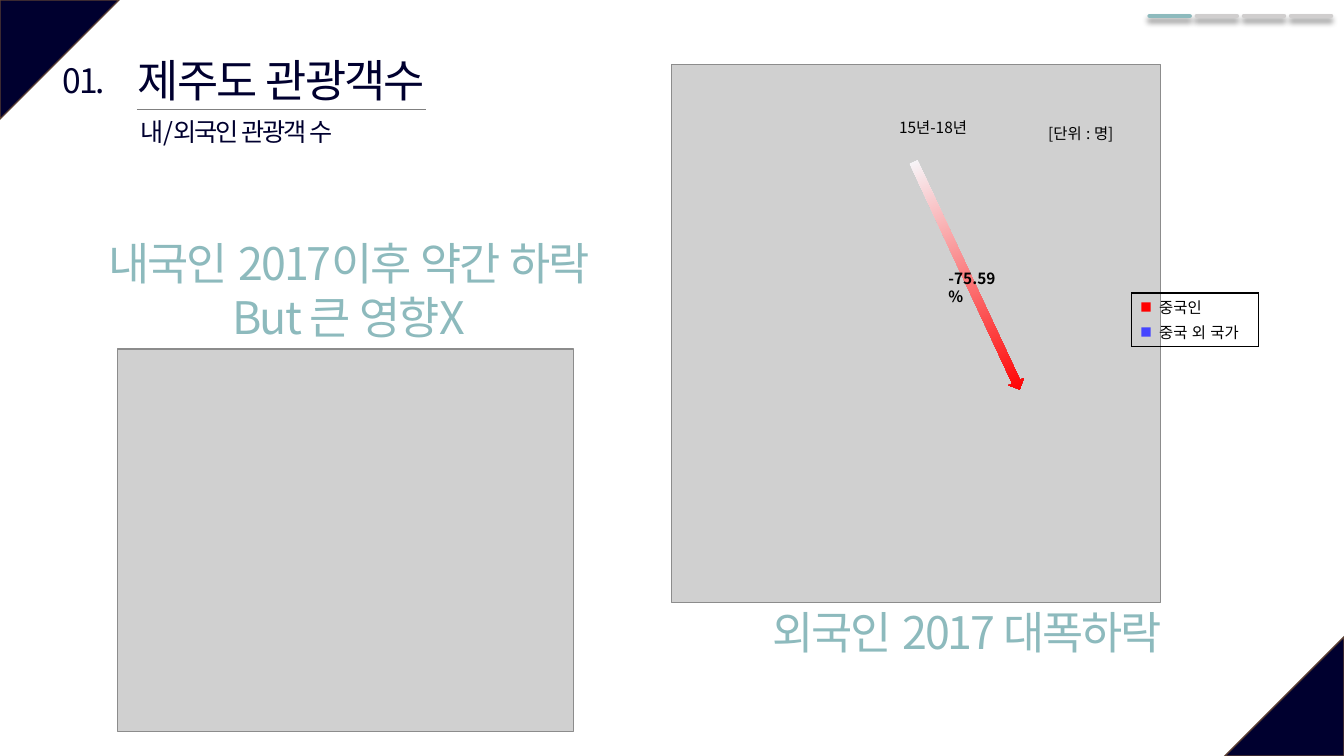
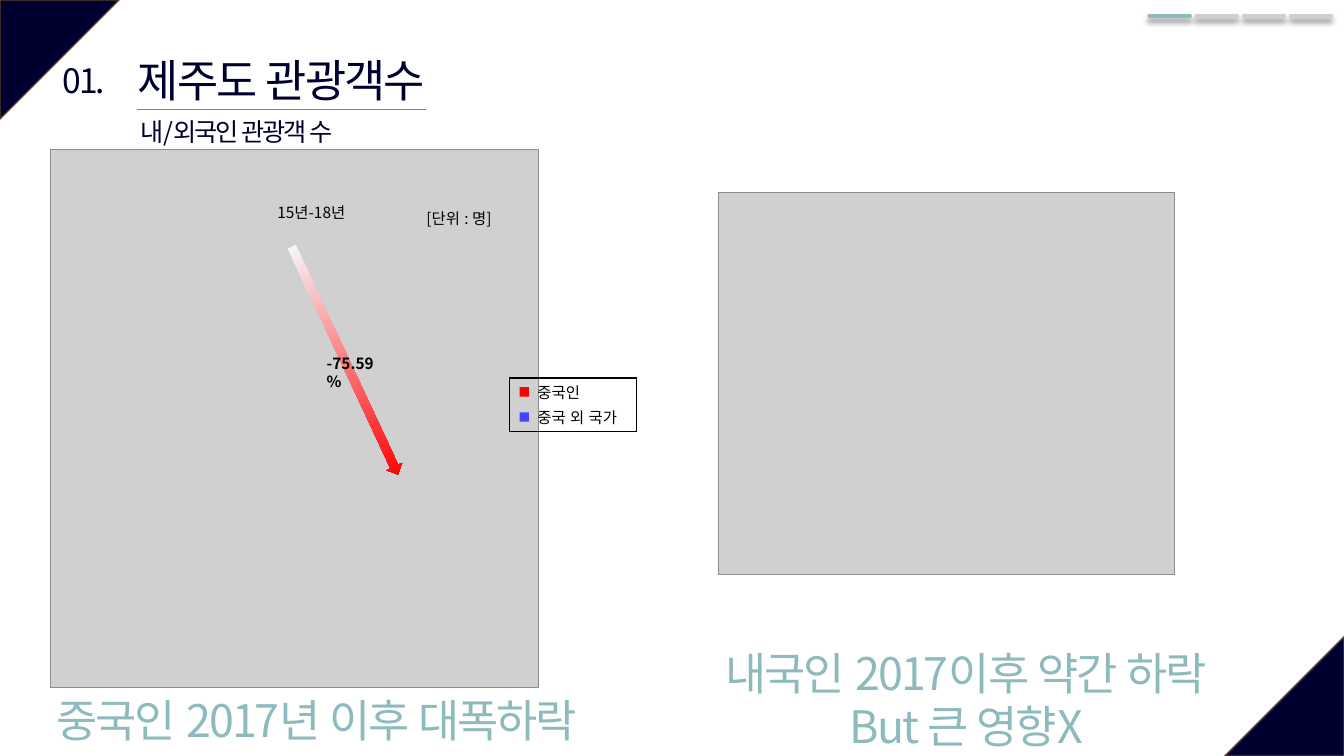
Before and after one commit to so-jeong0127/6-project, a slide deck: slide 4 of 6조_외부환경영향.pptx. Drawn at 1344x756 pixels with LibreOffice and Linux fonts; fonts in the diff are those of the drawing; grey boxes stand for pictures. Boxes give left, top, right and bottom in pixels: in the first picture for what was removed or moved away, otherwise in the second. Text is boxed around its words. In the diff, an @@ line names an element or a change of style, - is before the commit and + after.

Commit message:
1213

```diff
--- a/6조_외부환경영향.pptx
+++ b/6조_외부환경영향.pptx
@@ picture: place and size @@
-picture at [673, 65, 1160, 603]
+picture at [50, 149, 538, 688]
@@ picture: place and size @@
-picture at [118, 349, 574, 731]
+picture at [719, 193, 1175, 575]
@@ 5 texts, 3 rectangles, 1 right arrow: place and size @@
-5 texts, 3 rectangles, 1 right arrow at [899, 120, 1259, 393]
+5 texts, 3 rectangles, 1 right arrow at [277, 205, 637, 478]
@@ text "내국인 2017이후 약간 하락": place and size @@
-text "내국인 2017이후 약간 하락" at [108, 243, 589, 338]
+text "내국인 2017이후 약간 하락" at [726, 653, 1206, 747]
@@ text at [57, 700, 577, 741]: text changed @@
-외국인 2017 대폭하락
+중국인 2017년 이후 대폭하락
```
Also in this commit, not shown: 1 slide added.
